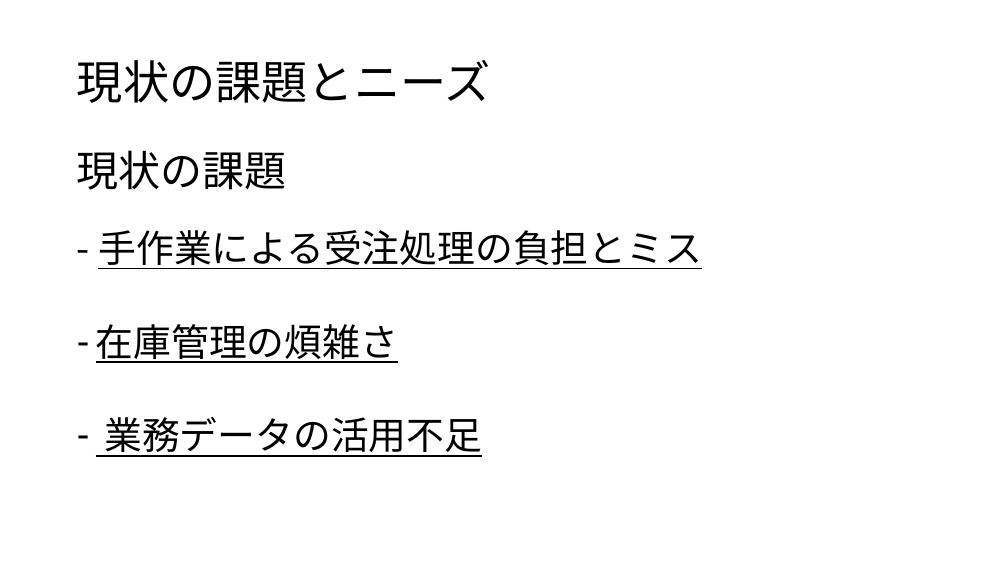
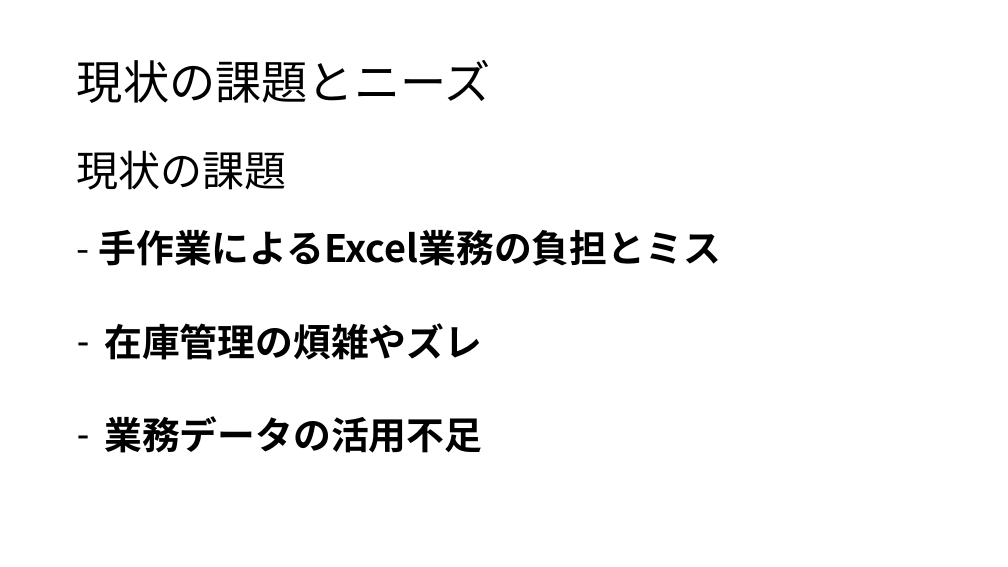
Before and after one commit to ASK-STEM-official/20_Jakunen_Demo, a slide deck: slide 2 of docs/業務用IT_プレゼン.pptx (slide 3 before the commit). Drawn at 1008x567 pixels with LibreOffice and Linux fonts; fonts in the diff are those of the drawing. Boxes give left, top, right and bottom in pixels: in the first picture for what was removed or moved away, otherwise in the second. Text is boxed around its words. In the diff, an @@ line names an element or a change of style, - is before the commit and + after.

```diff
--- a/docs/業務用IT_プレゼン.pptx
+++ b/docs/業務用IT_プレゼン.pptx
@@ text at [99,230,721,360]: text changed; bold on @@
-- 手作業による受注処理の負担とミス
-– 在庫管理の煩雑さ
+- 手作業によるExcel業務の負担とミス
+– 在庫管理の煩雑やズレ
@@ text at [104,416,482,453]: bold on, underline off in "業務データの活用不足" @@
```
Also in this commit, not shown: 6 other slides changed, 1 slide removed, 1 other file.
